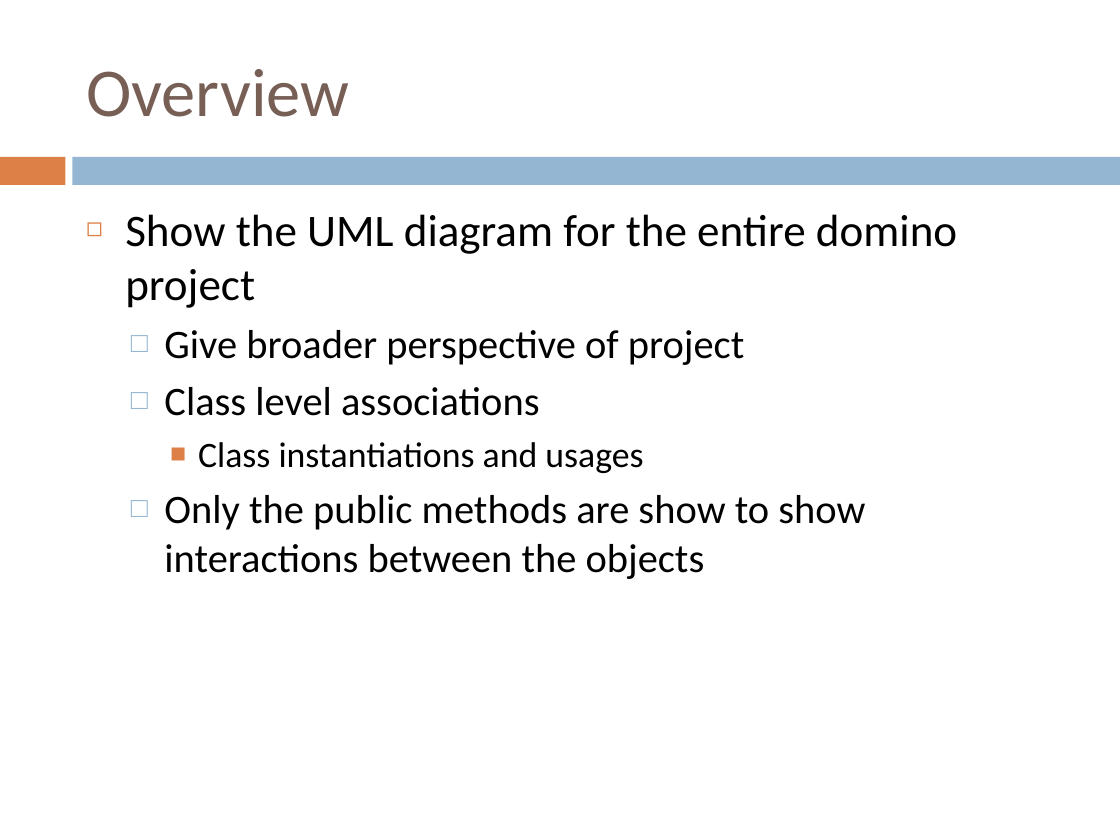
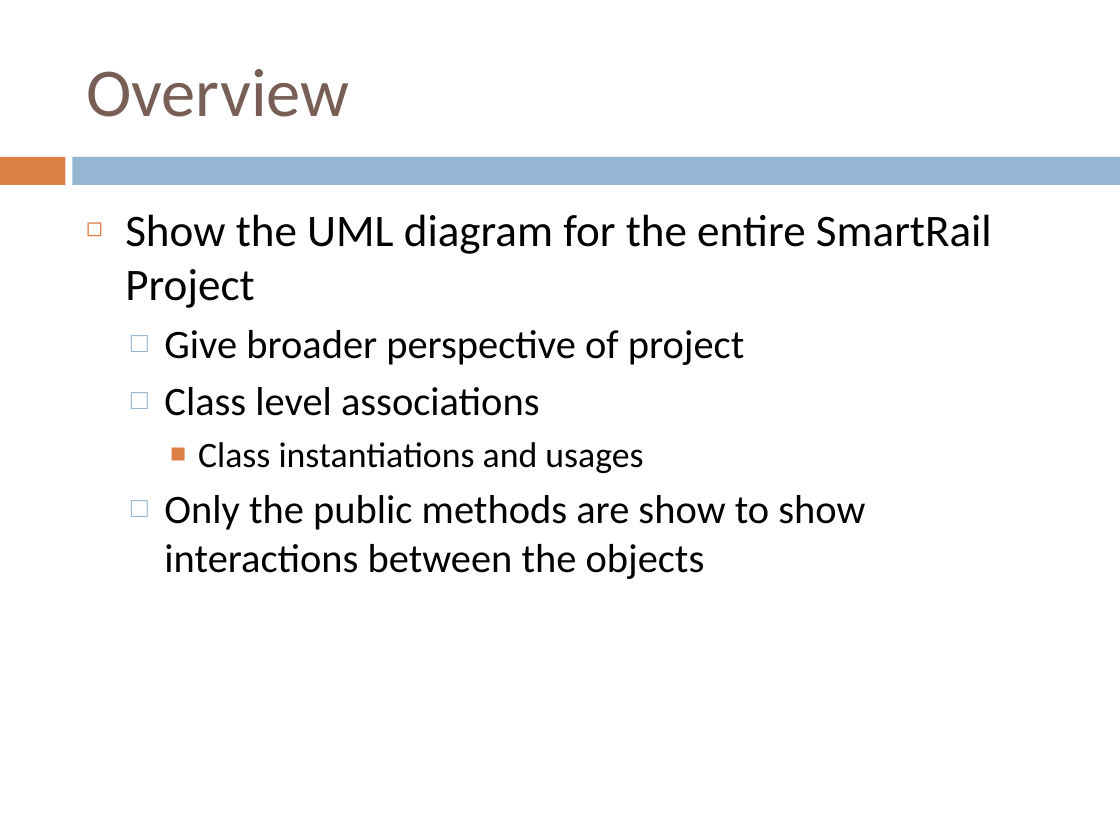
Before and after one commit to gvurbaitis/SmartRail, a slide deck: slide 2 of doc/smart_rail_design.pptx. Drawn at 1120x840 pixels with LibreOffice and Linux fonts; fonts in the diff are those of the drawing. Boxes give left, top, right and bottom in pixels: in the first picture for what was removed or moved away, otherwise in the second. Text is boxed around its words. In the diff, an @@ line names an element or a change of style, - is before the commit and + after.

Commit message:
updated doc/ with UML diagram (This is the final version of the project

```diff
--- a/doc/smart_rail_design.pptx
+++ b/doc/smart_rail_design.pptx
@@ text at [125, 214, 992, 308]: text changed @@
-◻ Show the UML diagram for the entire domino project
+◻ Show the UML diagram for the entire SmartRail Project
```
Also in this commit, not shown: 3 other slides changed, 12 other files.
